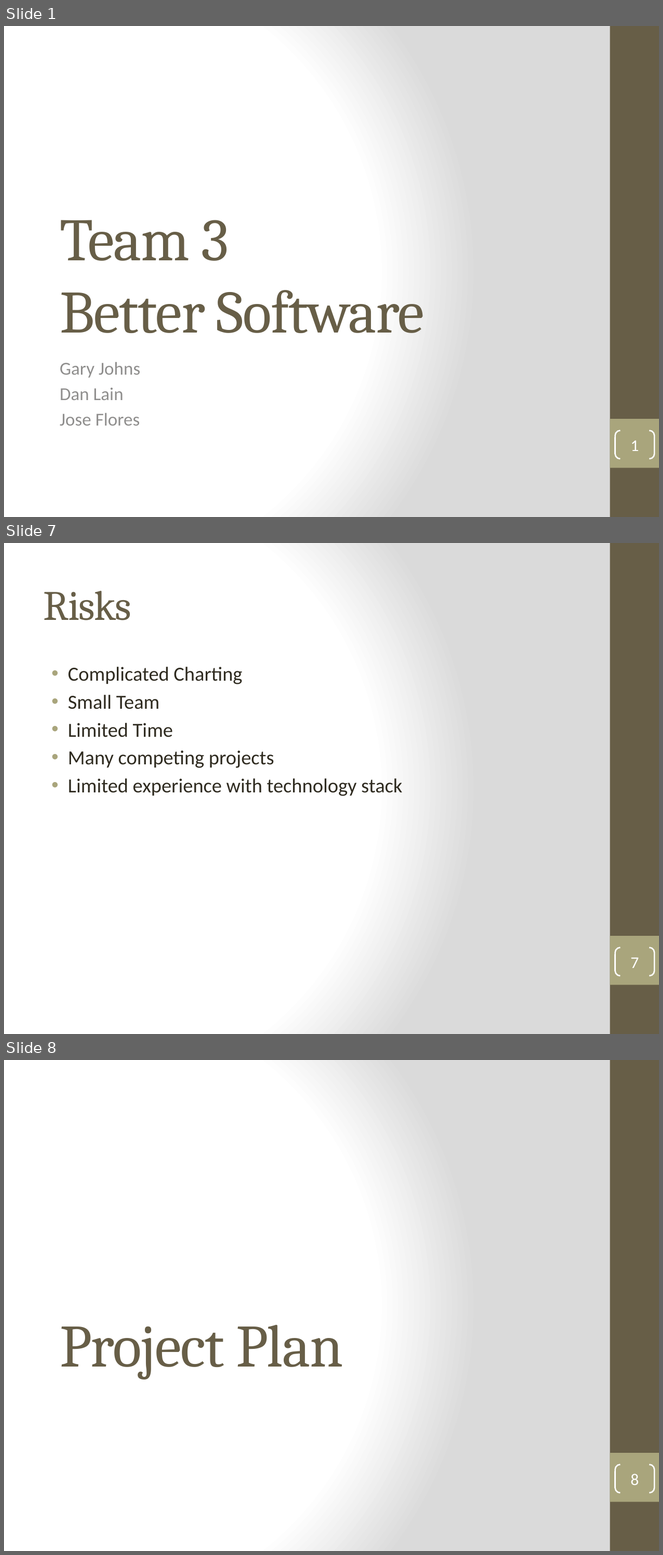
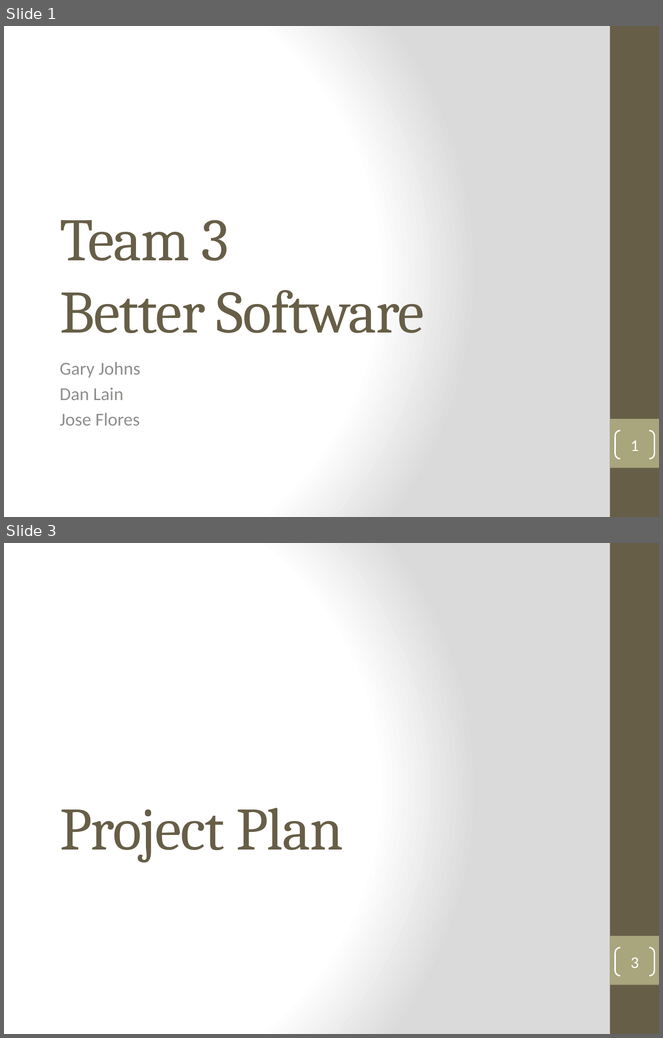
Before and after one commit to DanLain/ProjectManagement, a slide deck: Project Plan/Team 3 Vision and Proejct Plan.pptx. Shown one above the other, each under a label of ours: slides 1, 7 and 8 before the commit, slides 1 and 3 after it; the slides between them are not shown. The pictures are 663x1555 and 663x1038 pixels, drawn with LibreOffice and Linux fonts; fonts in the diff are those of the drawing. Boxes give left, top, right and bottom in pixels: in the first picture for what was removed or moved away, otherwise in the second. Text is boxed around its words. In the diff, an @@ line names an element or a change of style, - is before the commit and + after.

```diff
--- a/Project Plan/Team 3 Vision and Proejct Plan.pptx
+++ b/Project Plan/Team 3 Vision and Proejct Plan.pptx
@@ slide 7 removed at box(4, 543, 659, 1034), background gradient #FFFFFF to #DADADA; not listed: 2 template elements that a slide beside it also shows @@
@@ title removed at box(44, 591, 131, 620) @@
-Risks
@@ text removed at box(68, 667, 402, 796) @@
-• Complicated Charting
-• Small Team
-• Limited Time
-• Many competing projects
-• Limited experience with technology stack
@@ page number removed at box(616, 948, 655, 976) @@
-7
@@ what was slide 8 is now slide 3 @@
@@ page number at box(631, 957, 639, 968): text changed @@
-8
+3
```
Also in this commit, not shown: 2 slides changed, 6 slides added, 10 other slides removed.
